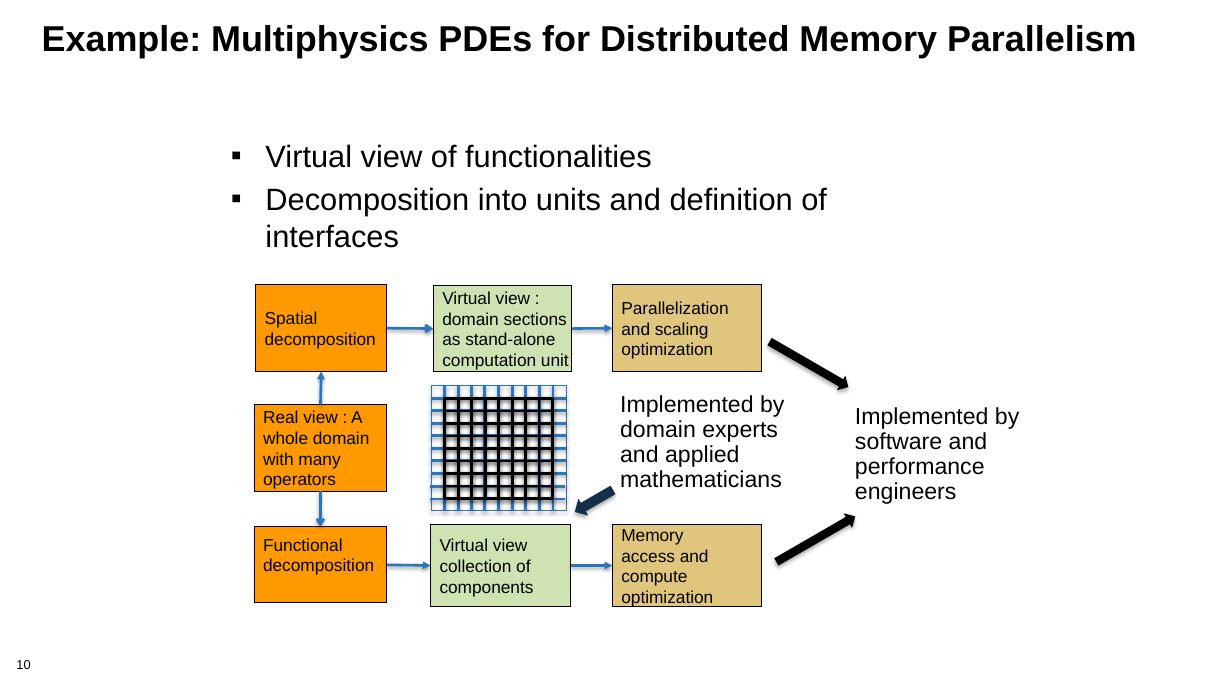
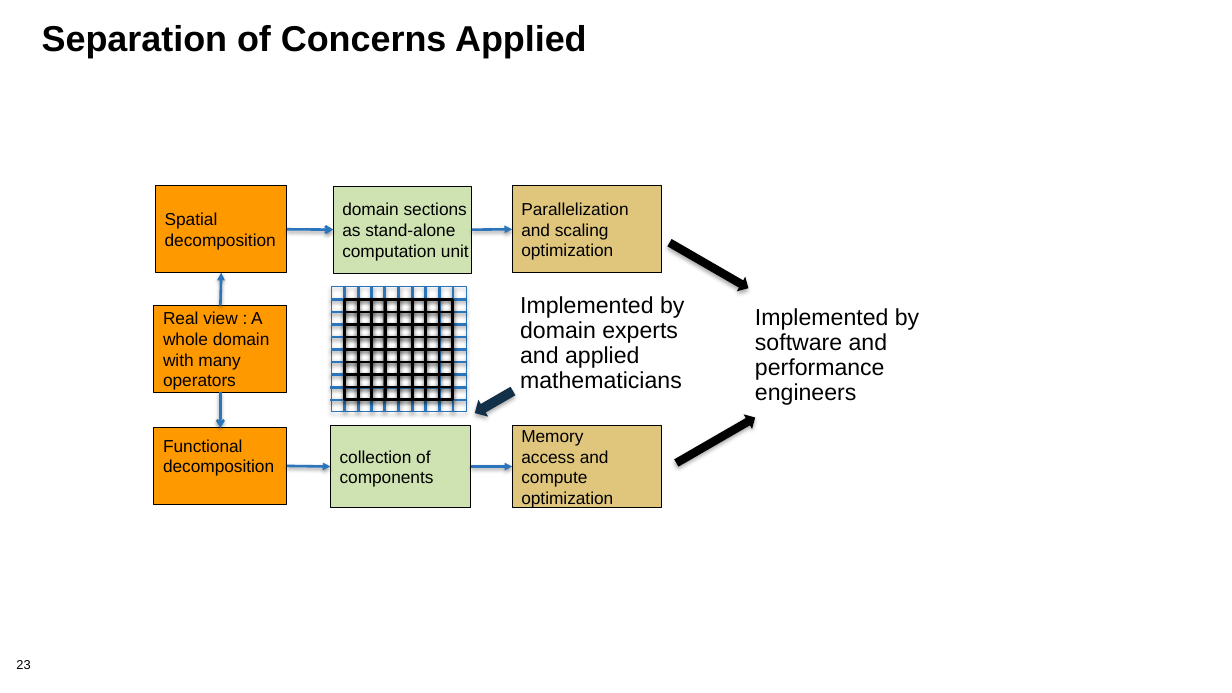
Before and after one commit to bssw-tutorial/presentations, a slide deck: slide 23 of design-a.pptx (slide 10 before the commit). Drawn at 1232x693 pixels with LibreOffice and Linux fonts; fonts in the diff are those of the drawing; background and template pictures are left out. Boxes give left, top, right and bottom in pixels: in the first picture for what was removed or moved away, otherwise in the second. Text is boxed around its words. In the diff, an @@ line names an element or a change of style, - is before the commit and + after.

```diff
--- a/design-a.pptx
+++ b/design-a.pptx
@@ title at (42,25,587,58): text changed @@
-Example: Multiphysics PDEs for Distributed Memory Parallelism
+Separation of Concerns Applied
@@ text removed at (265,144,827,248) @@
-▪ Virtual view of functionalities
-▪ Decomposition into units and definition of interfaces
@@ 32 lines, 9 rectangles, 6 arrows, 2 texts, 2 down arrows, 1 left arrow: place and size @@
-32 lines, 9 rectangles, 6 arrows, 2 texts, 2 down arrows, 1 left arrow at (254,285,1019,606)
+32 lines, 9 rectangles, 6 arrows, 2 texts, 2 down arrows, 1 left arrow at (154,186,919,507)
@@ text in rectangle at (442,291,531,304): paragraph removed @@
-Virtual view :
@@ text in rectangle at (440,538,528,551): paragraph removed @@
-Virtual view
@@ page number at (16,660,30,669): text changed @@
-10
+23
```
Also in this commit, not shown: 5 other slides changed, 19 slides added, 21 slides removed, 1 other file.
